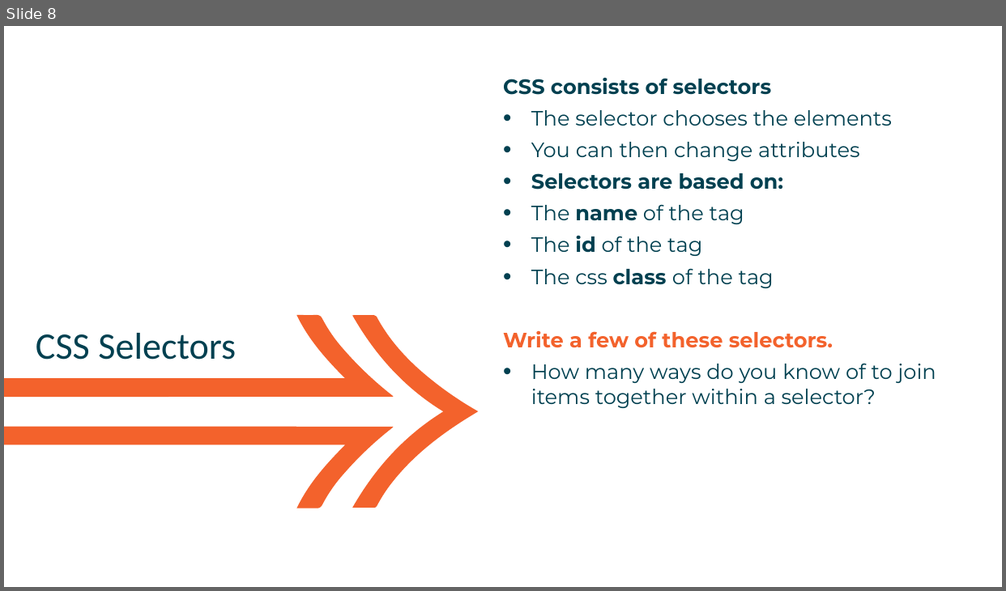
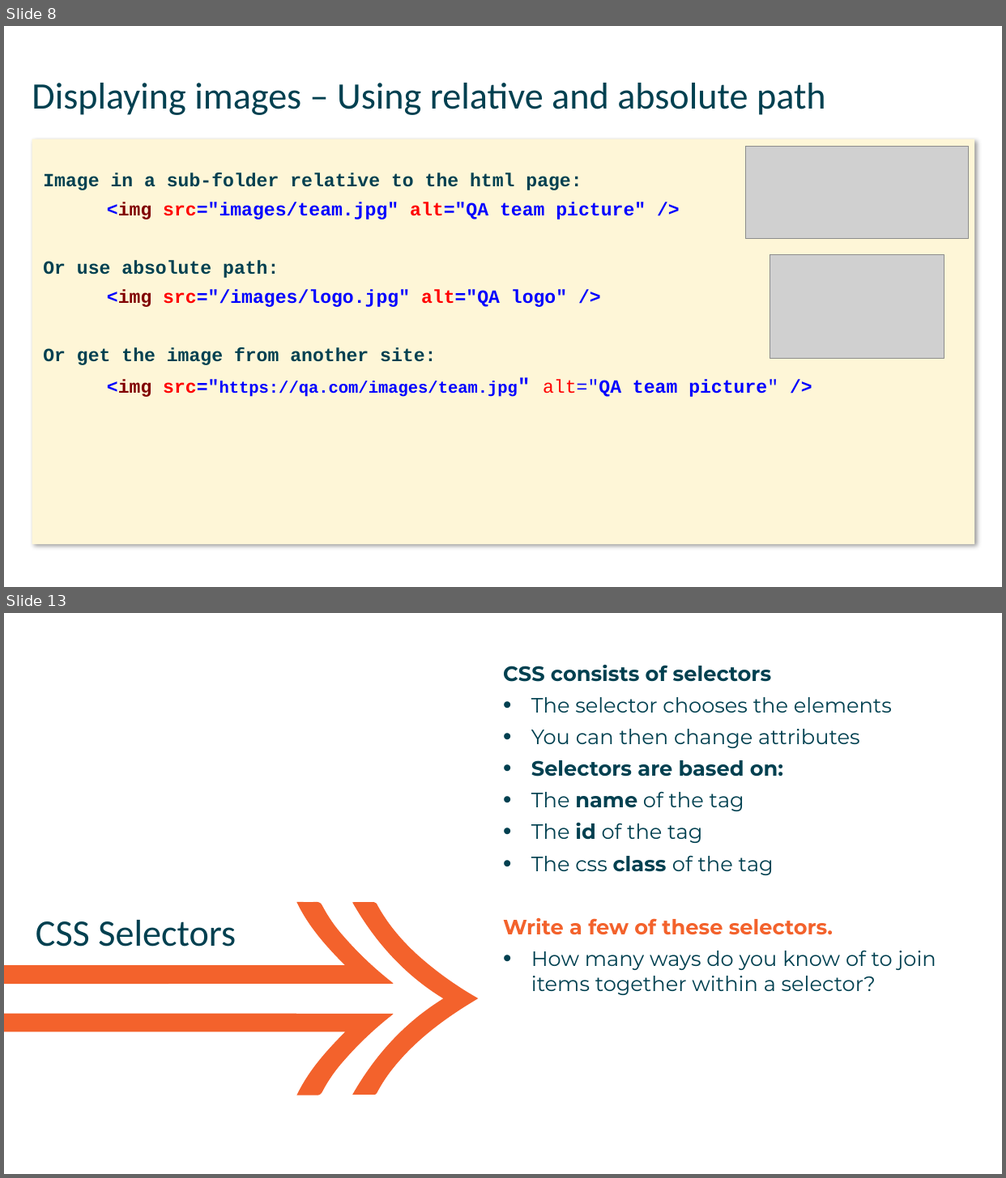
Before and after one commit to mikebaradaran/web_fundamentals, a slide deck: Slides/HTML CSS/01 - HTML and CSS Revision.pptx. Shown one above the other, each under a label of ours: slide 8 before the commit, slides 8 and 13 after it; the slides between them are not shown. The pictures are 1006x591 and 1006x1178 pixels, drawn with LibreOffice and Linux fonts; fonts in the diff are those of the drawing; grey boxes stand for pictures. Boxes give left, top, right and bottom in pixels: in the first picture for what was removed or moved away, otherwise in the second. Text is boxed around its words. In the diff, an @@ line names an element or a change of style, - is before the commit and + after.

Commit message:
Updated teh HTML CSS chapter

```diff
--- a/Slides/HTML CSS/01 - HTML and CSS Revision.pptx
+++ b/Slides/HTML CSS/01 - HTML and CSS Revision.pptx
@@ slide 8 added at bbox=[4, 26, 1002, 587], background #FFFFFF @@
@@ title added at bbox=[32, 83, 826, 115], 36 pt, text #004050 @@
+Displaying images – Using relative and absolute path
@@ text added at bbox=[32, 139, 974, 544], fill #FEF6D7, 18 pt, text #0000FF, bold @@
+Image in a sub-folder relative to the html page:
+<img src="images/team.jpg" alt="QA team picture" />
+Or use absolute path:
+<img src="/images/logo.jpg" alt="QA logo" />
+Or get the image from another site:
+<img src="https://qa.com/images/team.jpg" alt="QA team picture" />
@@ picture added at bbox=[746, 147, 969, 238] @@
@@ picture added at bbox=[770, 254, 944, 359] @@
@@ what was slide 8 is now slide 13 @@
```
Also in this commit, not shown: 3 slides changed, 14 other slides added, 1 slide removed, 1 other file.
